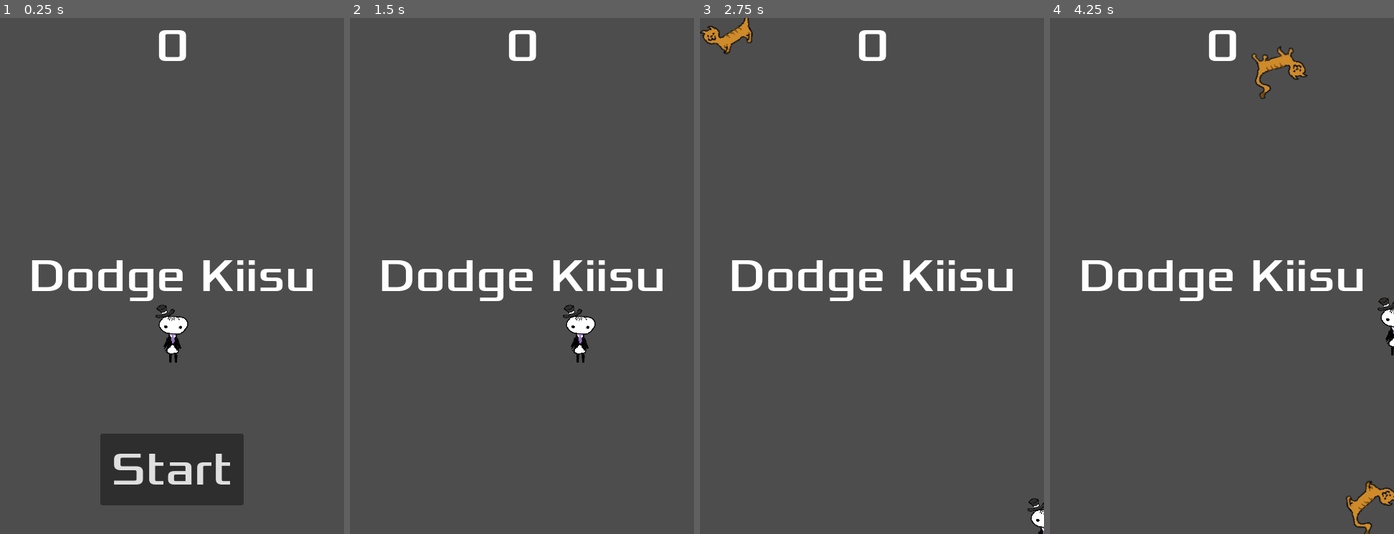
Above: before the commit, frames 1-4 (left to right).
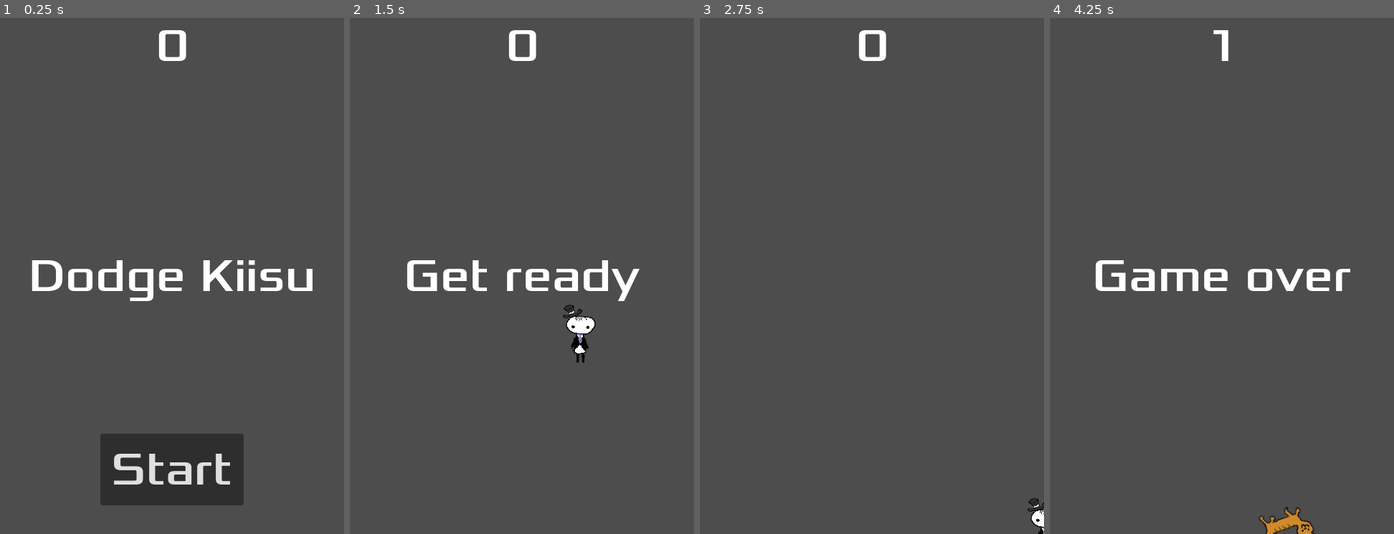
Above: after the commit, the same moments.

Repository: ebistu/dis-guys-a-cat-allergic
Game: Godot game, scene res://main.tscn
Same seed, same stepped clock (60 frames per second), same inputs: the game is played once before the commit and once after it.
Inputs:
- Up to frame 1 (0.25 s): no input
- Up to frame 2 (1.5 s): click "Start" at 0.5 s; tap Enter at 1.25 s; hold D (move_right) from 1.28 s (still down)
- Up to frame 3 (2.75 s): release D (move_right) at 2.03 s; hold S (move_down) from 2.03 s (still down)
- Up to frame 4 (4.25 s): release S (move_down) at 2.78 s; hold D (move_right) 2.78-3.53 s; hold W (move_up) from 3.53 s (still down)

The runs differ from the first frame. In frame 1, 0.5% of the frame differs, in the area x 45-55%, y 55-67%; in frame 2, 2.4%; in frame 3, 2.5%; in frame 4, 4.3%, in the area x 9-100%, y 2-100%.

Commit message:
working on all scripts

Diff:
--- a/characters/kiisu.tscn
+++ b/characters/kiisu.tscn
@@ -44,6 +44,6 @@
 rotation = 1.5708
 shape = SubResource("CapsuleShape2D_quk48")
 
-[node name="VisibleOnScreenNotifier2D" type="VisibleOnScreenNotifier2D" parent="."]
+[node name="VisibleOnScreenNotifier2D" type="VisibleOnScreenNotifier2D" parent="." groups=["mobs"]]
 
 [connection signal="screen_exited" from="VisibleOnScreenNotifier2D" to="." method="_on_visible_on_screen_notifier_2d_screen_exited"]
--- a/main.gd
+++ b/main.gd
@@ -4,7 +4,7 @@
 var score
 # Called when the node enters the scene tree for the first time.
 func _ready():
-	new_game()
+	pass
 
 
 # Called every frame. 'delta' is the elapsed time since the previous frame.
@@ -15,15 +15,20 @@
 func game_over():
 	$ScoreTimer.stop()
 	$MobTimer.stop()
+	$HUD.show_game_over()
 
 func new_game():
 	score = 0
 	$Player.start($StartPosition.position)
 	$StartTimer.start()
+	$HUD.update_score(score)
+	$HUD.show_message("Get ready")
+	get_tree().call_group("mobs", "queue_free")
 
 
 func _on_score_timer_timeout():
 	score += 1
+	$HUD.update_score(score)
 
 func _on_start_timer_timeout():
 	$MobTimer.start()
--- a/main.tscn
+++ b/main.tscn
@@ -40,3 +40,4 @@
 [connection signal="timeout" from="ScoreTimer" to="." method="_on_score_timer_timeout"]
 [connection signal="timeout" from="StartTimer" to="." method="_on_start_timer_timeout"]
 [connection signal="hit" from="Player" to="." method="game_over"]
+[connection signal="start_game" from="HUD" to="." method="new_game"]
